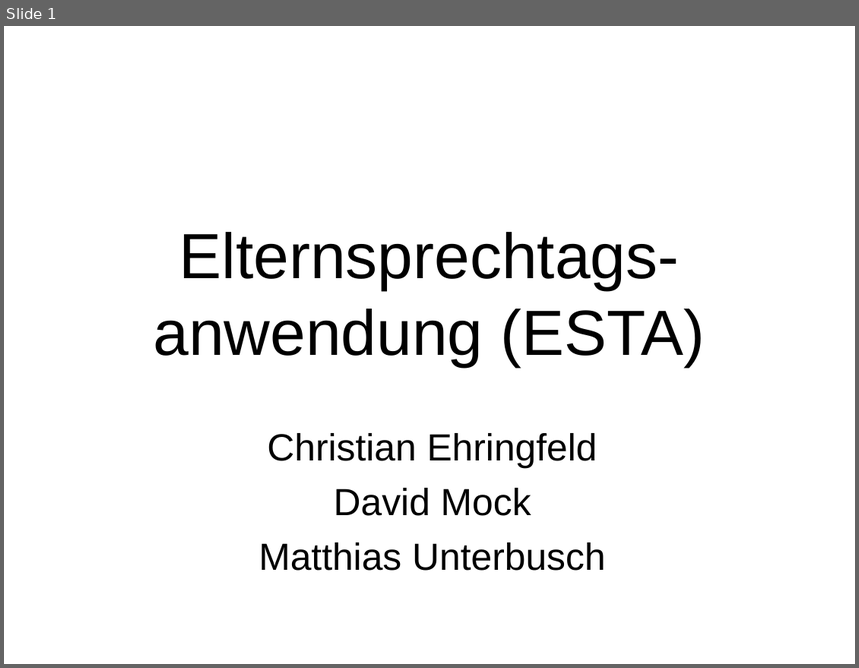
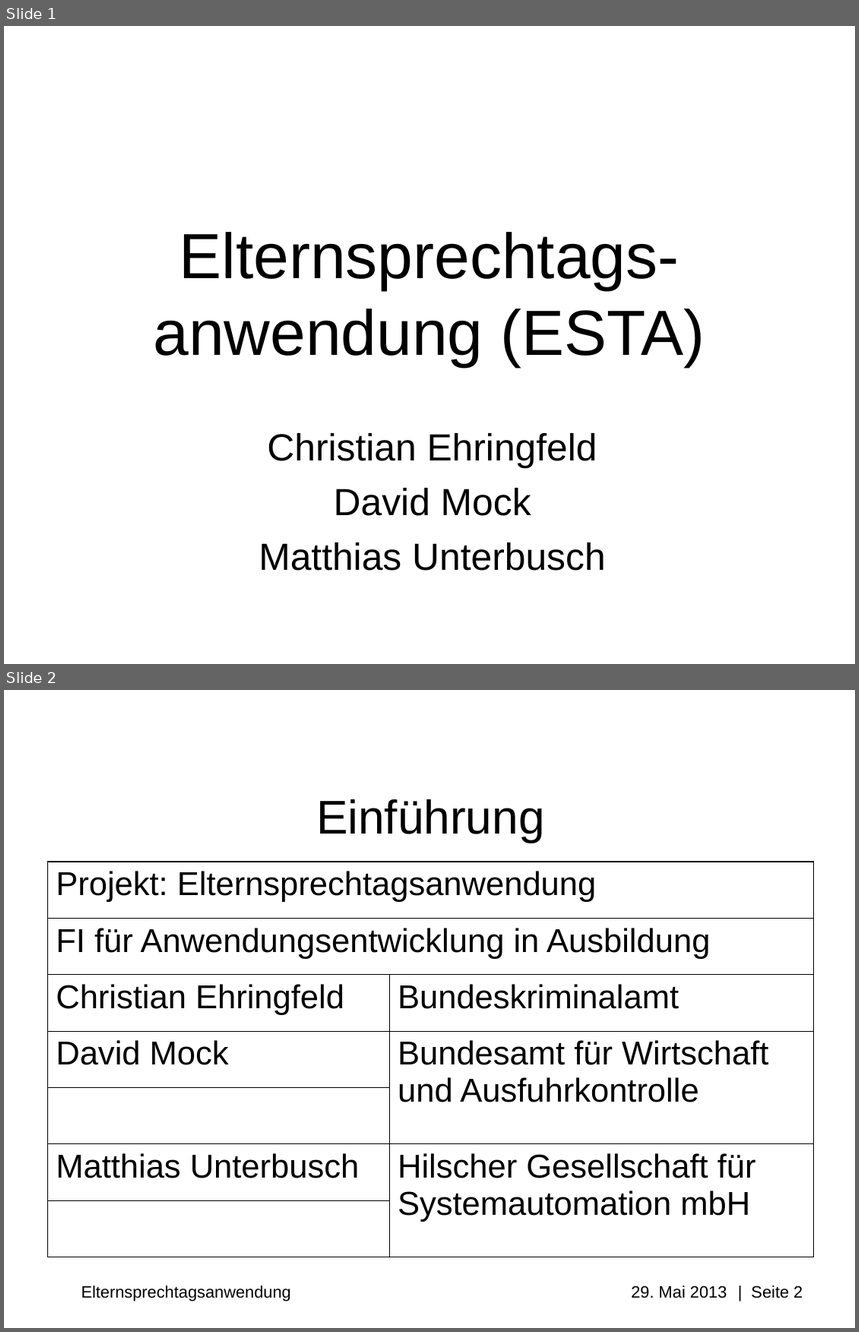
Before and after one commit to Professi/esta, a slide deck: docs/Praesentation/Elternsprechtagsanwendung(ESTA)_pre_alpha_0.0.0.1.ppt. Shown one above the other, each under a label of ours: slide 1 before the commit, slides 1 and 2 after it. The pictures are 859x668 and 859x1332 pixels, drawn with LibreOffice and Linux fonts; fonts in the diff are those of the drawing; background and template pictures are left out. Boxes give left, top, right and bottom in pixels: in the first picture for what was removed or moved away, otherwise in the second. Text is boxed around its words. In the diff, an @@ line names an element or a change of style, - is before the commit and + after.

```diff
--- a/docs/Praesentation/Elternsprechtagsanwendung(ESTA)_pre_alpha_0.0.0.1.ppt
+++ b/docs/Praesentation/Elternsprechtagsanwendung(ESTA)_pre_alpha_0.0.0.1.ppt
@@ slide 2 added at [4, 690, 855, 1328], background #FFFFFF @@
@@ title added at [316, 799, 545, 842], 40 pt, text #000000 @@
+Einführung
@@ table added at [47, 862, 813, 1258], 7 rows, 2 columns @@
+Projekt: Elternsprechtagsanwendung | 
+FI für Anwendungsentwicklung in Ausbildung | 
+Christian Ehringfeld | Bundeskriminalamt
+David Mock | Bundesamt für Wirtschaft und Ausfuhrkontrolle
+ | 
+Matthias Unterbusch | Hilscher Gesellschaft für Systemautomation mbH
+ | 
@@ text added at [82, 1286, 803, 1302], 14 pt, text #000000 @@
+Elternsprechtagsanwendung 29. Mai 2013 | Seite 2
```
Also in this commit, not shown: 3 slides changed, 1 other slide added, 1 slide removed, 4 other files.
